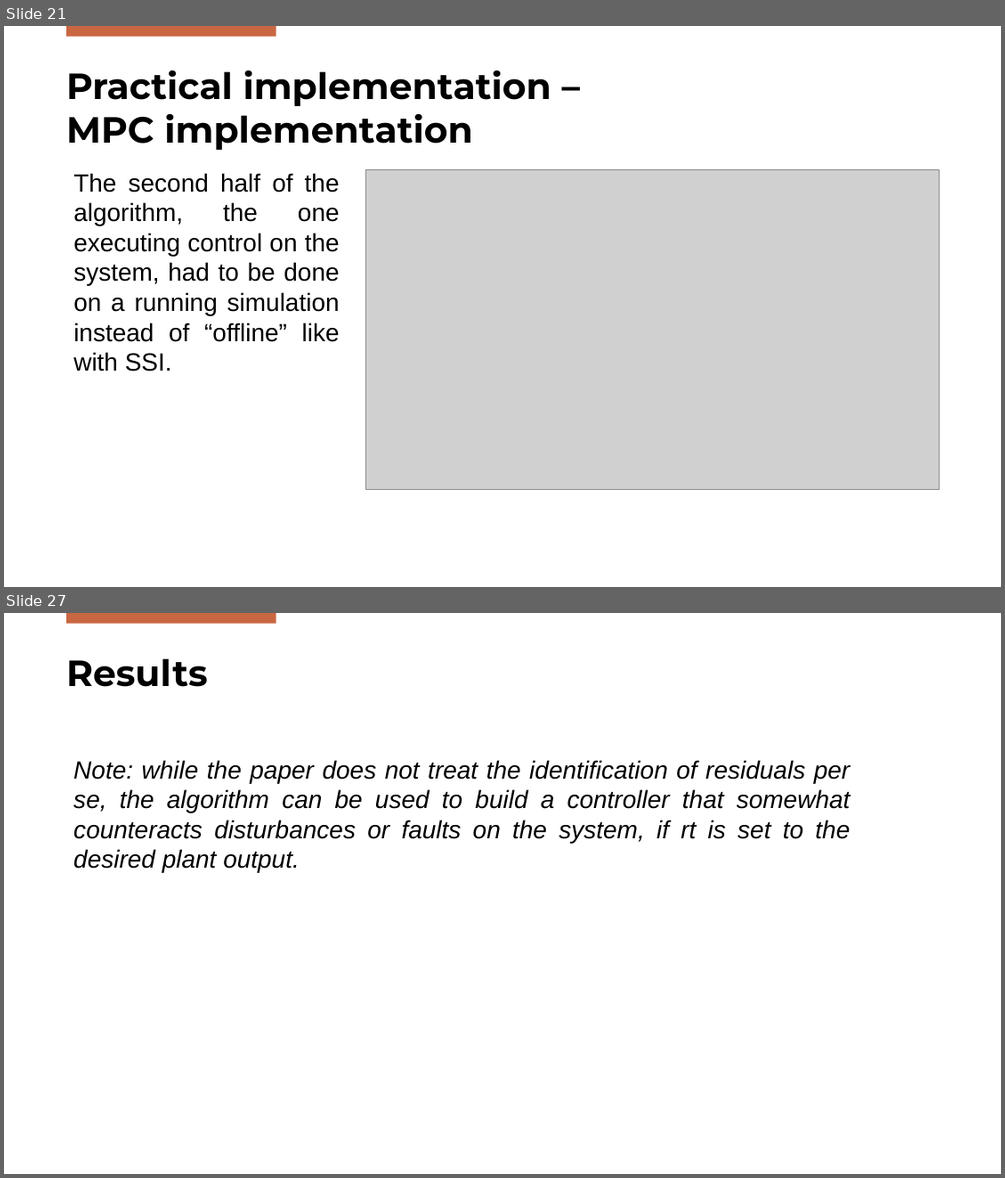
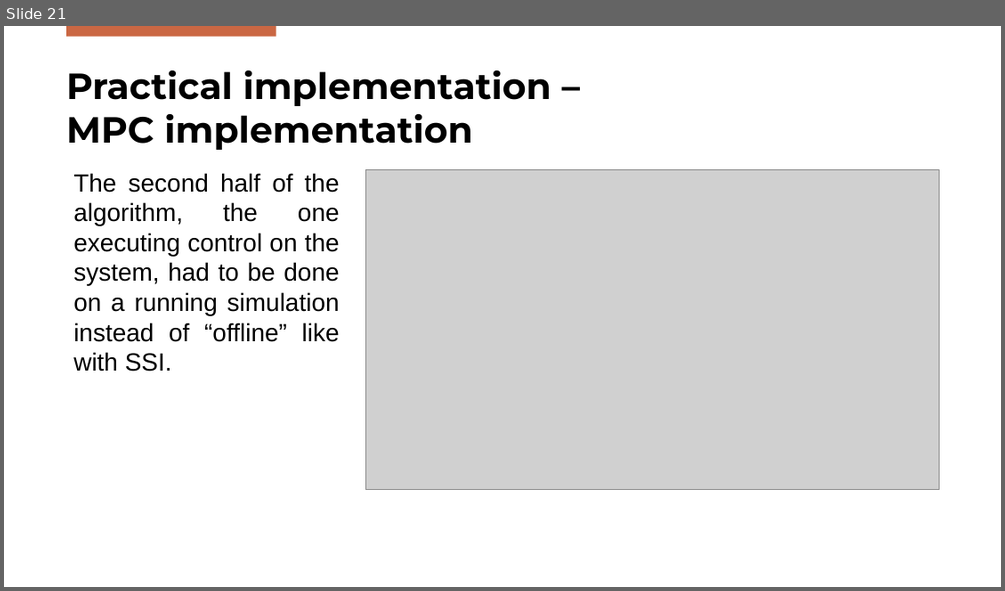
Before and after one commit to Gabriele-Mazzoleni/Progetto_ALES_aa_2025_2026, a slide deck: SPC_Presentation.pptx. Shown one above the other, each under a label of ours: slides 21 and 27 before the commit, slide 21 after it; the slides between them are not shown. The pictures are 1005x1178 and 1005x591 pixels, drawn with LibreOffice and Linux fonts; fonts in the diff are those of the drawing; grey boxes stand for pictures; background and template pictures are left out. Boxes give left, top, right and bottom in pixels: in the first picture for what was removed or moved away, otherwise in the second. Text is boxed around its words. In the diff, an @@ line names an element or a change of style, - is before the commit and + after.

```diff
--- a/SPC_Presentation.pptx
+++ b/SPC_Presentation.pptx
@@ slide 27 removed at (x1=4, y1=613, x2=1001, y2=1174), background #FFFFFF; not listed: 1 template element that a slide beside it also shows @@
@@ title removed at (x1=66, y1=658, x2=208, y2=687) @@
-Results
@@ text removed at (x1=73, y1=760, x2=850, y2=873) @@
-Note: while the paper does not treat the identification of residuals per se, the algorithm can be used to build a controller that somewhat counteracts disturbances or faults on the system, if rt is set to the desired plant output.
```
Also in this commit, not shown: 4 slides changed, 4 slides added.
